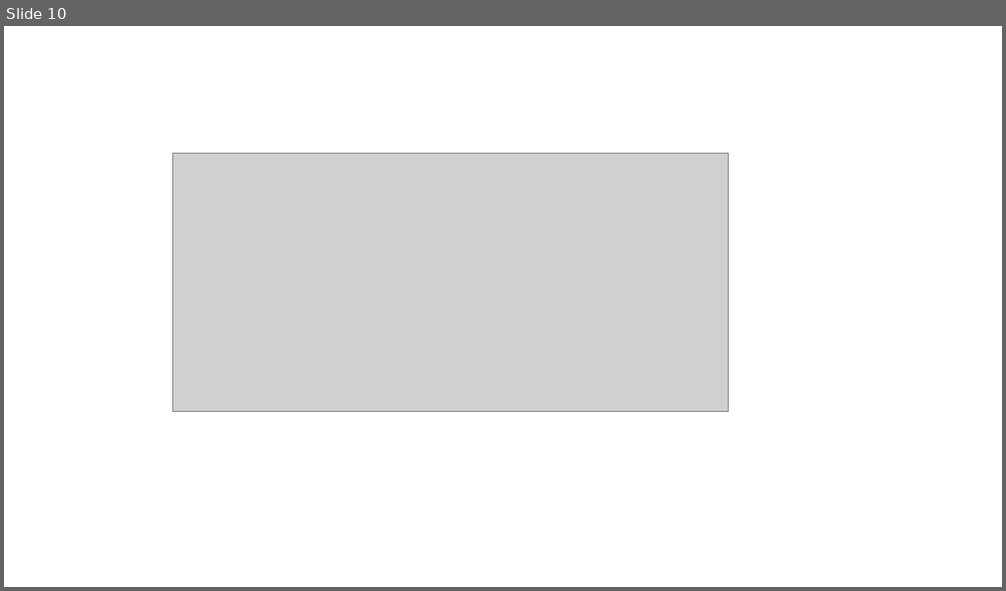
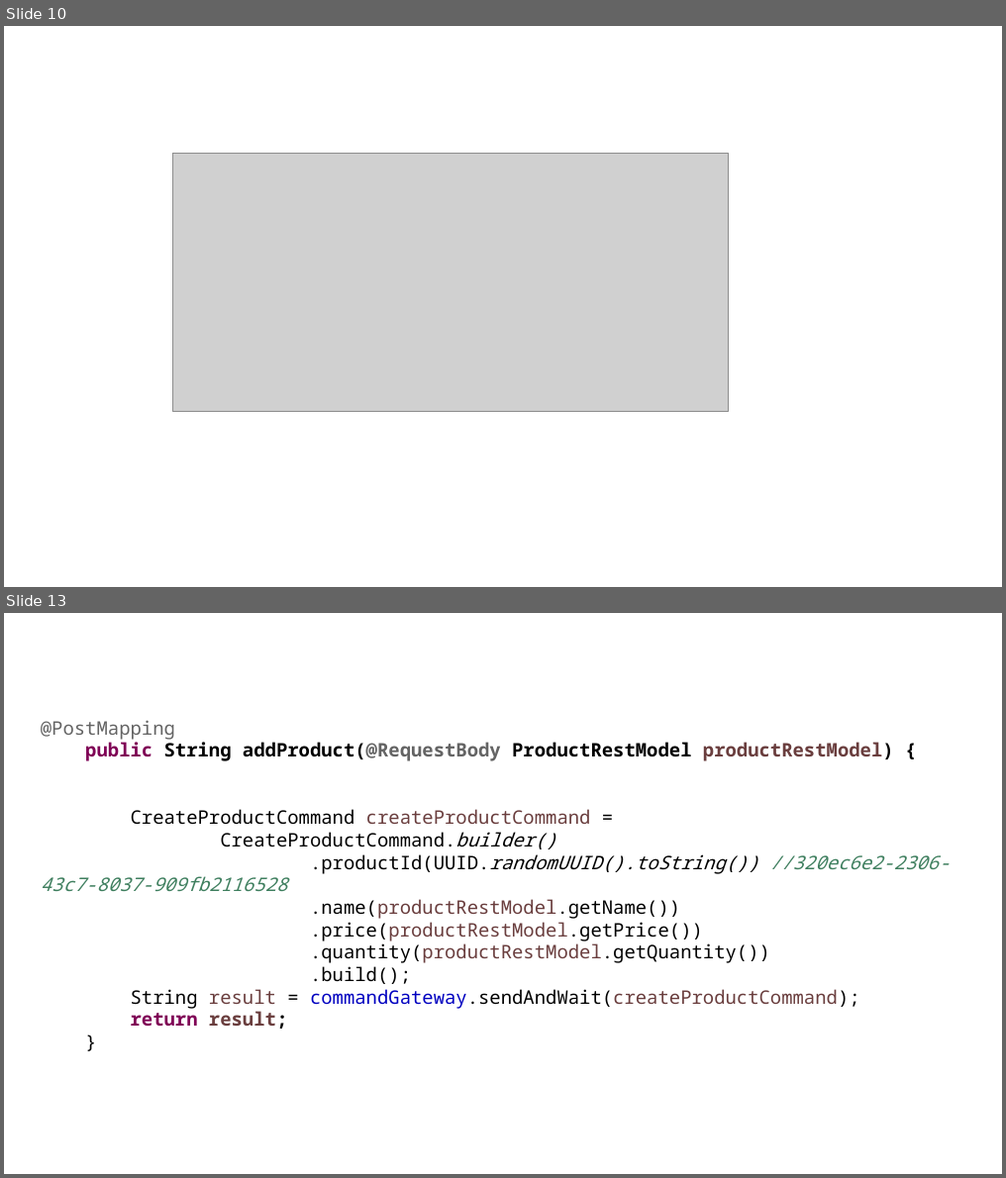
Before and after one commit to radhavkrishna1994/SB_MSA_May_2022, a slide deck: ppts/CQRS.pptx. Shown one above the other, each under a label of ours: slide 10 before the commit, slides 10 and 13 after it; the slides between them are not shown. The pictures are 1006x591 and 1006x1178 pixels, drawn with LibreOffice and Linux fonts; fonts in the diff are those of the drawing; grey boxes stand for pictures. Boxes give left, top, right and bottom in pixels: in the first picture for what was removed or moved away, otherwise in the second. Text is boxed around its words. In the diff, an @@ line names an element or a change of style, - is before the commit and + after.

```diff
--- a/ppts/CQRS.pptx
+++ b/ppts/CQRS.pptx
@@ slide 13 added at bbox=[4, 613, 1002, 1174], background #FFFFFF @@
@@ text added at bbox=[41, 720, 949, 1029], 18 pt, text #000000 @@
+@PostMapping
+public String addProduct(@RequestBody ProductRestModel productRestModel) {
+CreateProductCommand createProductCommand =
+CreateProductCommand.builder()
+.productId(UUID.randomUUID().toString()) //320ec6e2-2306-43c7-8037-909fb2116528
+.name(productRestModel.getName())
+.price(productRestModel.getPrice())
+.quantity(productRestModel.getQuantity())
+.build();
+String result = commandGateway.sendAndWait(createProductCommand);
+return result;
+}
```
Also in this commit, not shown: 1 slide changed, 4 other slides added, 19 other files.
